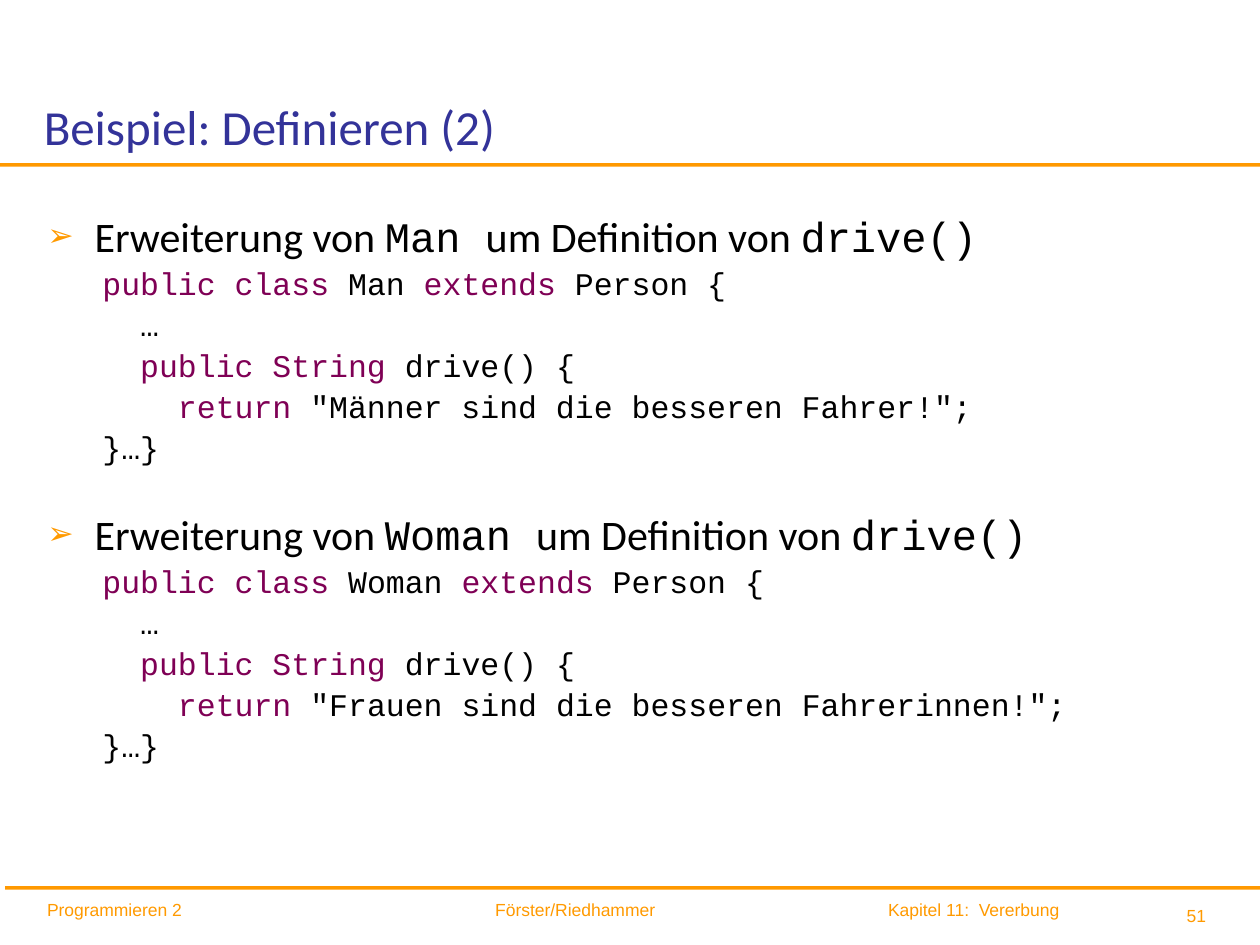
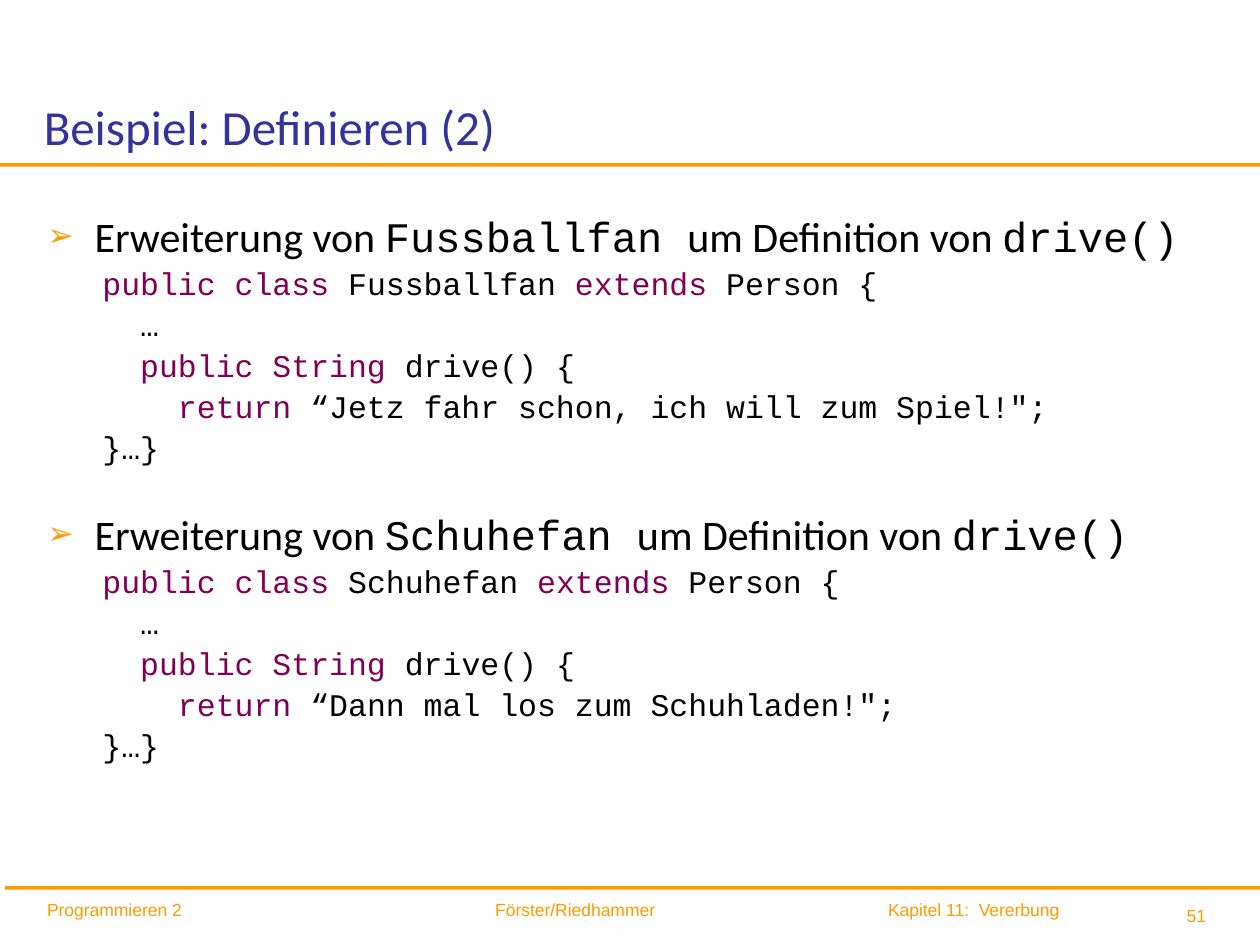
Before and after one commit to ingexue/hsro-wif-oop.github.io, a slide deck: slide 51 of 11-vererbung/vererbung.pptx. Drawn at 1260x945 pixels with LibreOffice and Linux fonts; fonts in the diff are those of the drawing; background and template pictures are left out. Boxes give left, top, right and bottom in pixels: in the first picture for what was removed or moved away, otherwise in the second. Text is boxed around its words. In the diff, an @@ line names an element or a change of style, - is before the commit and + after.

```diff
--- a/11-vererbung/vererbung.pptx
+++ b/11-vererbung/vererbung.pptx
@@ text at (x1=95, y1=222, x2=1178, y2=302): text changed @@
-➢ Erweiterung von Man um Definition von drive()
-  public class Man extends Person {
+➢ Erweiterung von Fussballfan um Definition von drive()
+  public class Fussballfan extends Person {
@@ text at (x1=178, y1=396, x2=1047, y2=425): text changed @@
-  return "Männer sind die besseren Fahrer!";
+  return “Jetz fahr schon, ich will zum Spiel!";
@@ text at (x1=95, y1=519, x2=1128, y2=600): text changed @@
-➢ Erweiterung von Woman um Definition von drive()
-  public class Woman extends Person {
+➢ Erweiterung von Schuhefan um Definition von drive()
+  public class Schuhefan extends Person {
@@ text at (x1=178, y1=693, x2=897, y2=722): text changed @@
-  return "Frauen sind die besseren Fahrerinnen!";
+  return “Dann mal los zum Schuhladen!";
```
Also in this commit, not shown: 29 other slides changed, 2 other files.
